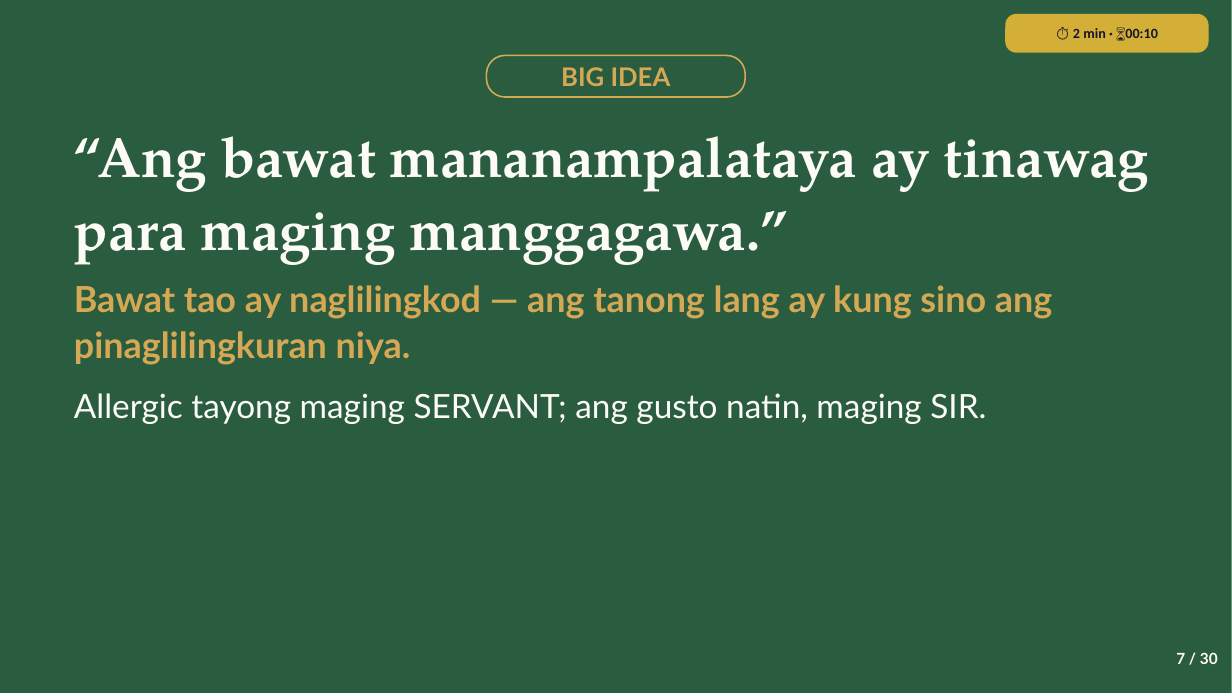
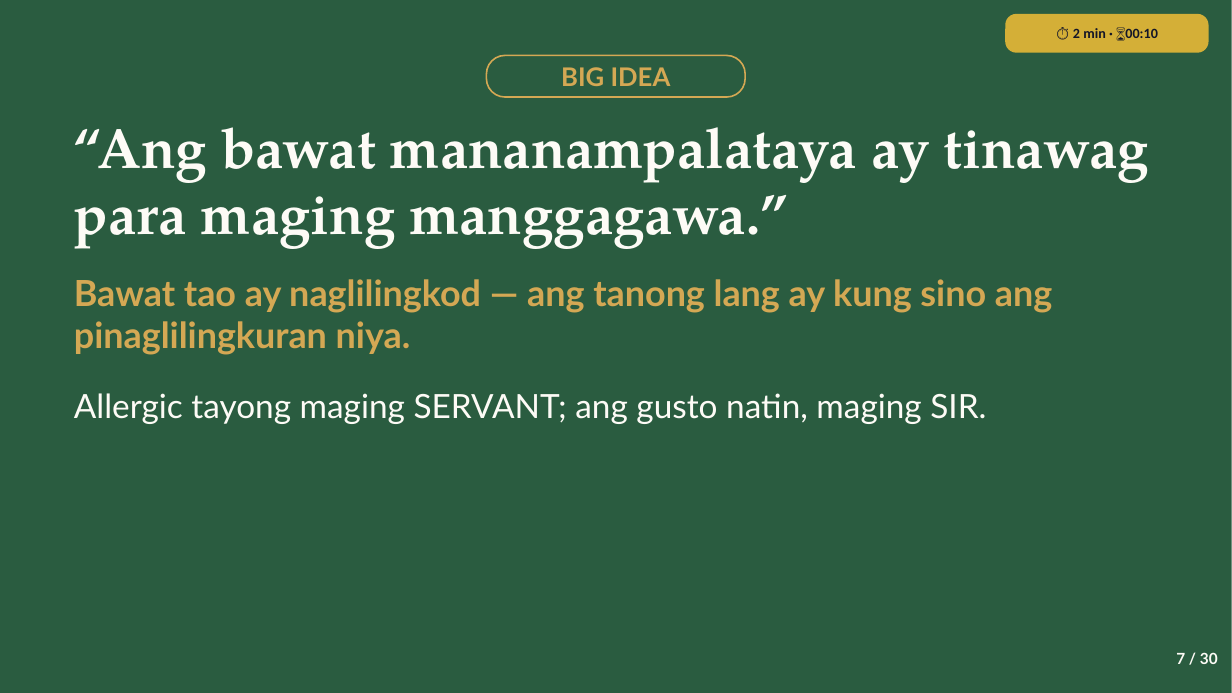
Before and after one commit to gejable1/multiply, a slide deck: slide 7 of lessons/btli101_xrw5fg/btli1_l10_slides.pptx. Drawn at 1232x693 pixels with LibreOffice and Linux fonts; fonts in the diff are those of the drawing. Boxes give left, top, right and bottom in pixels: in the first picture for what was removed or moved away, otherwise in the second. Text is boxed around its words. In the diff, an @@ line names an element or a change of style, - is before the commit and + after.

```diff
--- a/lessons/btli101_xrw5fg/btli1_l10_slides.pptx
+++ b/lessons/btli101_xrw5fg/btli1_l10_slides.pptx
@@ text "“Ang bawat mananampalataya ay tinawag ..." at (74, 127, 1149, 249): line spacing 1.08 to 0.98 @@
@@ text "Bawat tao ay naglilingkod — ..." at (74, 279, 1052, 355): line spacing 1.08 to 0.98 @@
```
Also in this commit, not shown: 14 other slides changed.
